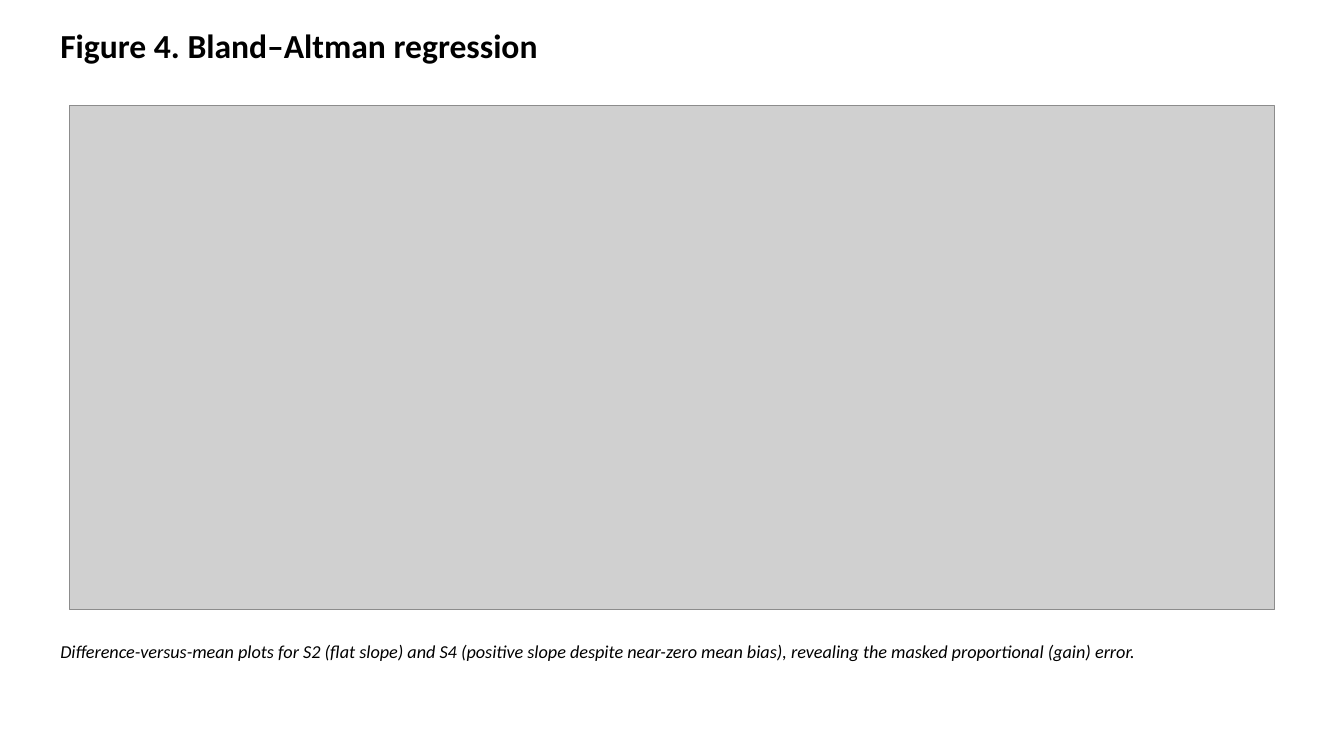
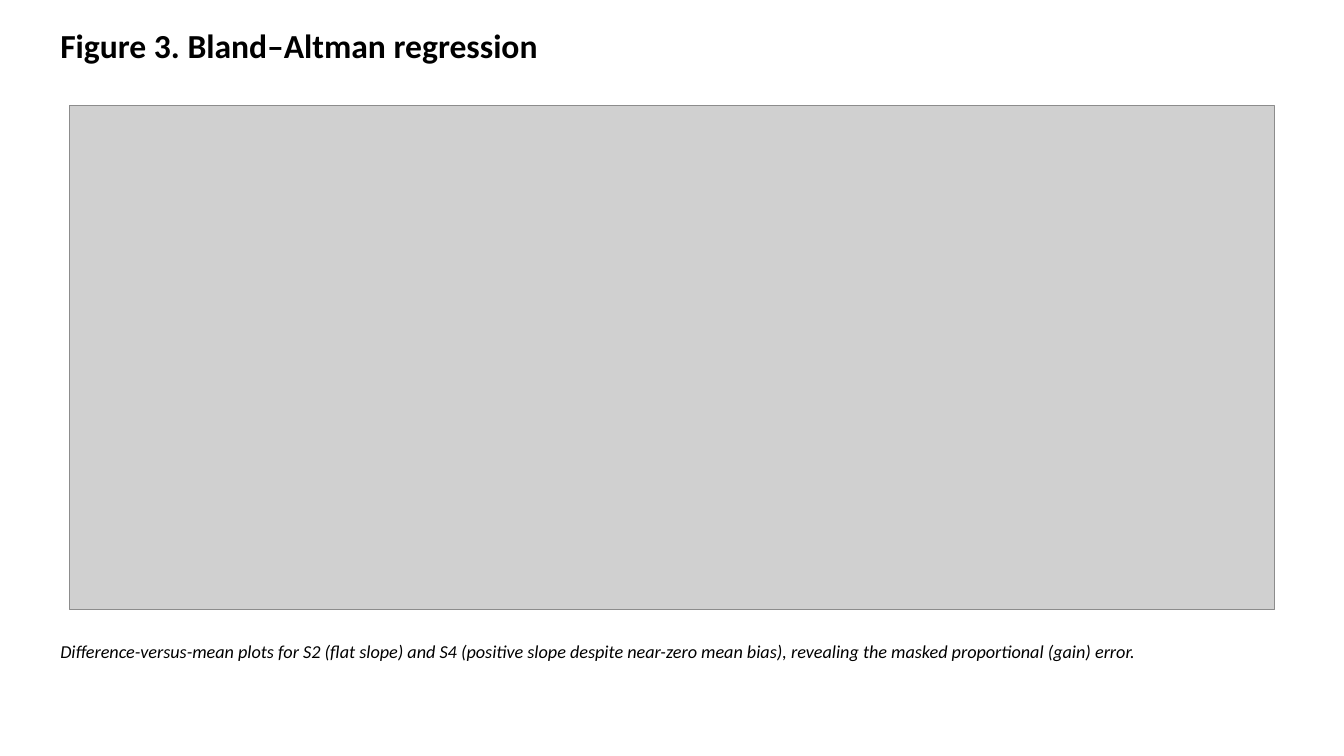
Before and after one commit to bougtoir/medical-accident-its-analysis, a slide deck: slide 3 of zero_calibration_bpm/manuscripts/BPM_Figures_EN.pptx (slide 4 before the commit). Drawn at 1344x756 pixels with LibreOffice and Linux fonts; fonts in the diff are those of the drawing; grey boxes stand for pictures. Boxes give left, top, right and bottom in pixels: in the first picture for what was removed or moved away, otherwise in the second. Text is boxed around its words. In the diff, an @@ line names an element or a change of style, - is before the commit and + after.

```diff
--- a/zero_calibration_bpm/manuscripts/BPM_Figures_EN.pptx
+++ b/zero_calibration_bpm/manuscripts/BPM_Figures_EN.pptx
@@ text at [60,34,538,64]: text changed @@
-Figure 4. Bland–Altman regression
+Figure 3. Bland–Altman regression
```
Also in this commit, not shown: 5 other slides changed, 32 other files.
